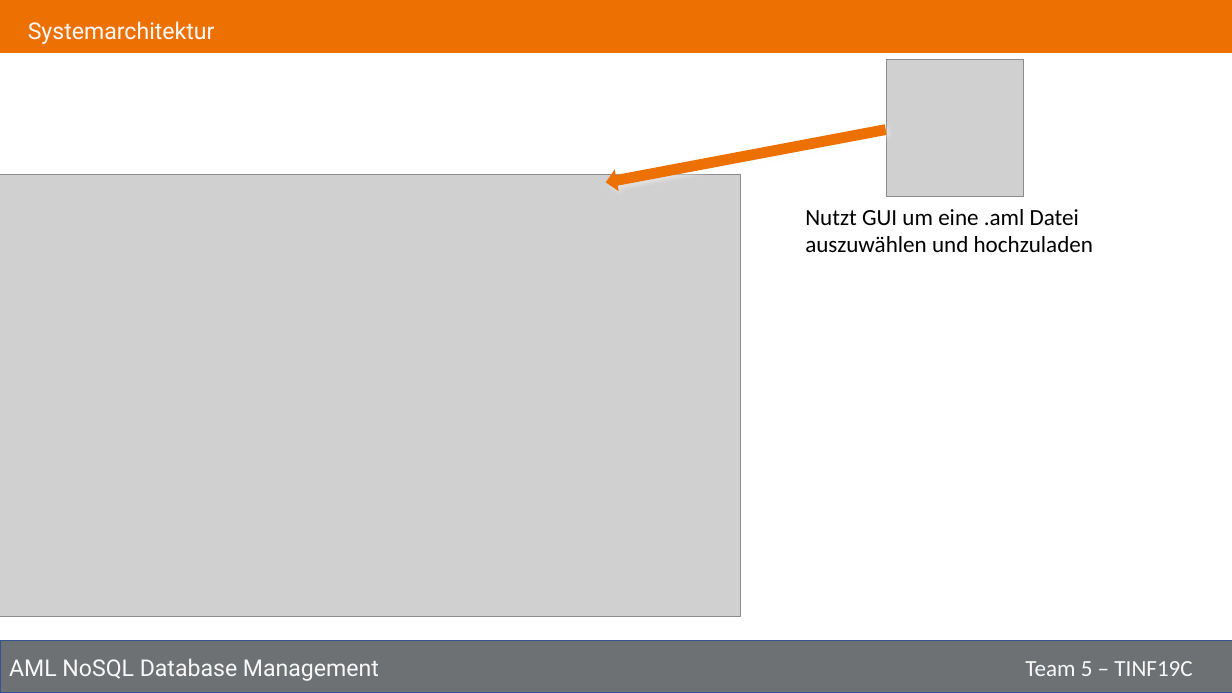
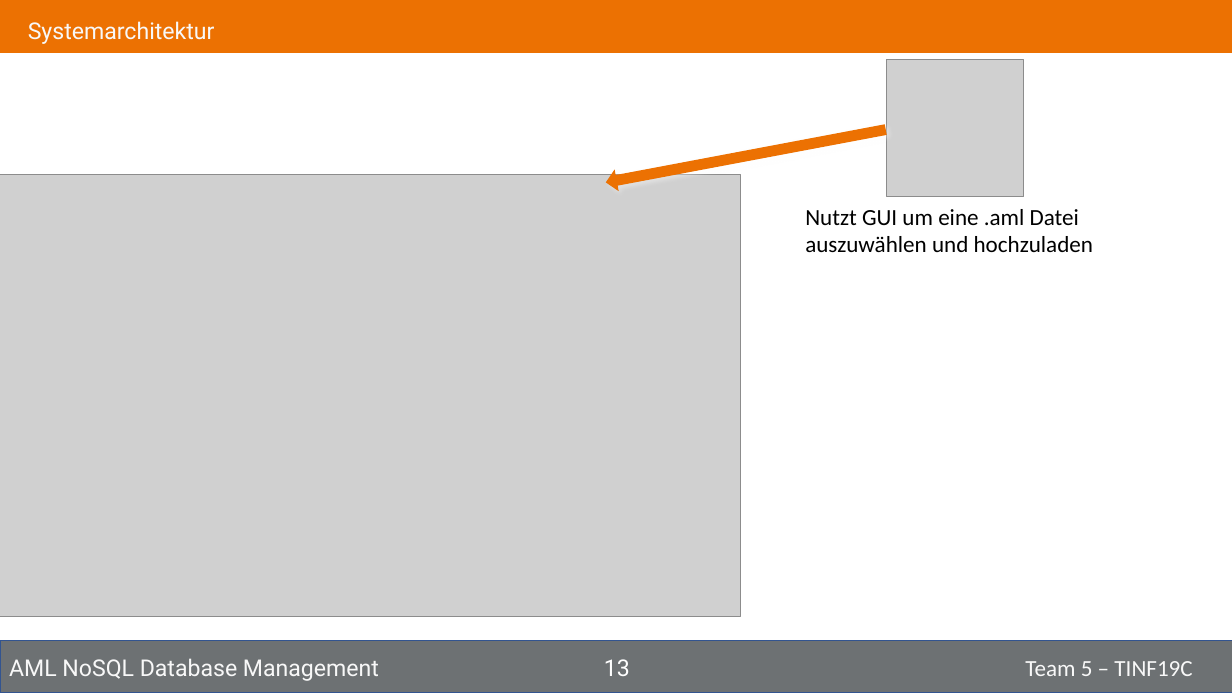
Before and after one commit to NurNils/aml-nosql-database-management, a slide deck: slide 13 of PROJECT/Presentation/Tinf19C_Team5_Presentation.pptx. Drawn at 1232x693 pixels with LibreOffice and Linux fonts; fonts in the diff are those of the drawing; grey boxes stand for pictures. Boxes give left, top, right and bottom in pixels: in the first picture for what was removed or moved away, otherwise in the second. Text is boxed around its words. In the diff, an @@ line names an element or a change of style, - is before the commit and + after.

```diff
--- a/PROJECT/Presentation/Tinf19C_Team5_Presentation.pptx
+++ b/PROJECT/Presentation/Tinf19C_Team5_Presentation.pptx
@@ page number added at <box>604,659,630,676</box>, 18 pt, text #FFFFFF @@
+13
```
Also in this commit, not shown: 17 other slides changed.
